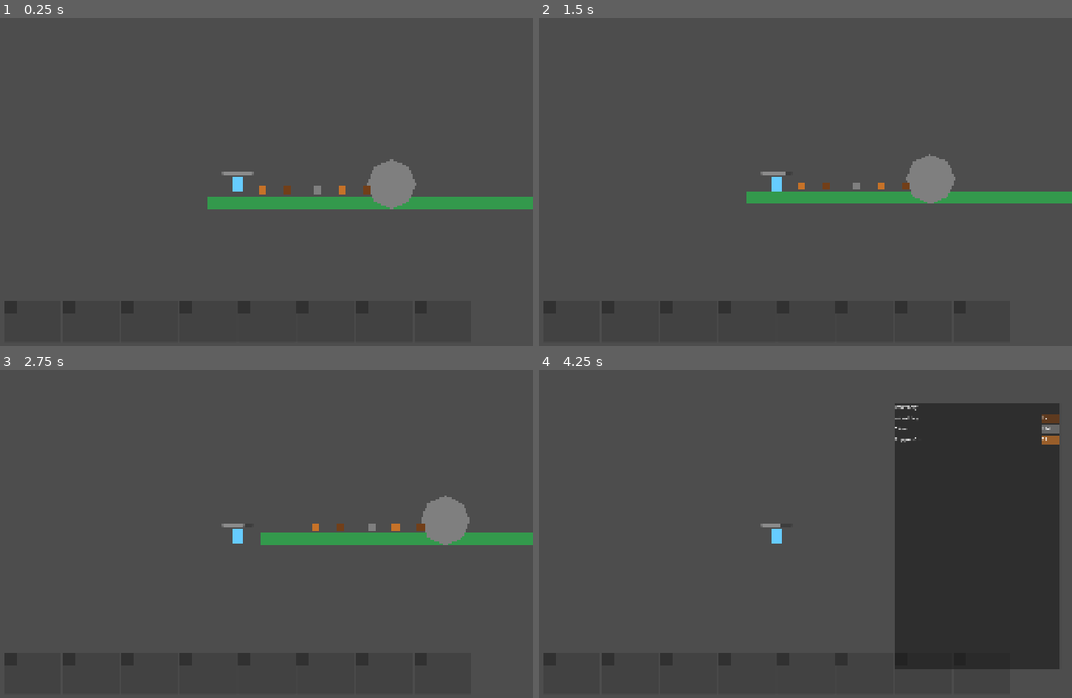
Above: before the commit, frames 1-4 (two rows, left to right).
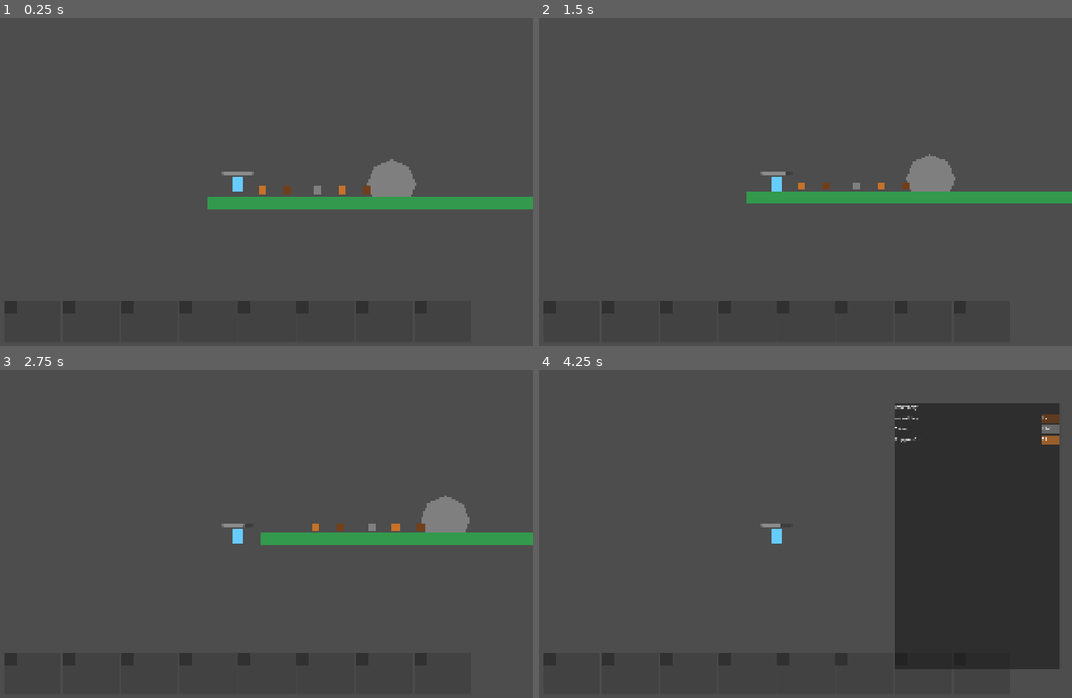
Above: after the commit, the same moments.

Repository: Travis-Code/SurvivalGame
Game: Godot game, scene res://scenes/Main.tscn
Same seed, same stepped clock (60 frames per second), same inputs: the game is played once before the commit and once after it.
Inputs (mouse positions are in pixels of both pictures, inside the frame that each line leads up to):
- Up to frame 1 (0.25 s): no input
- Up to frame 2 (1.5 s): tap Enter (ui_accept) at 0.5, 1.25 s; drag from (928, 178) to (837, 109) at 0.52 s; drag from (656, 201) to (928, 178) at 1.27 s
- Up to frame 3 (2.75 s): tap Enter (ui_accept) at 2 s; move the mouse to (298, 461) at 2.02 s; hold A (move_left) from 2.03 s (still down); click (298, 461) at 2.17 s
- Up to frame 4 (4.25 s): release A (move_left) at 2.75 s; drag from (746, 602) to (880, 524) at 2.77 s; move the mouse to (954, 586) at 3.52 s; hold D (move_right) from 3.53 s (still down); click (954, 586) at 3.67 s; tap Space (jump) at 3.77 s; tap I (inventory) at 4.15 s

The runs differ from the first frame. In frame 1, 0.2% of the frame differs, in the area x 69-78%, y 54-59%; in frame 2, 0.2%; in frame 3, 0.2%, in the area x 80-88%, y 49-54%; in frame 4, less than 0.1%.

Commit message:
Fix scene node order: platform in front of boulder, boulder adds stone on click

Diff:
--- a/scenes/Main.tscn
+++ b/scenes/Main.tscn
@@ -13,20 +13,6 @@
 radius = 80.0
 
 [node name="Main" type="Node2D"]
-
-[node name="Ground" type="StaticBody2D" parent="."]
-position = Vector2(0, 200)
-
-[node name="CollisionShape2D" type="CollisionShape2D" parent="Ground"]
-position = Vector2(600, 0)
-shape = SubResource("1")
-
-[node name="GroundVisual" type="Polygon2D" parent="Ground"]
-polygon = PackedVector2Array(0, -20, 1200, -20, 1200, 20, 0, 20)
-color = Color(0.2, 0.6, 0.3, 1)
-
-[node name="Player" parent="." instance=ExtResource("1")]
-position = Vector2(100, 100)
 
 [node name="Boulder" type="Area2D" parent="."]
 position = Vector2(600, 140)
@@ -56,3 +42,17 @@
 
 [node name="CopperPickup2" parent="." instance=ExtResource("4")]
 position = Vector2(440, 160)
+
+[node name="Player" parent="." instance=ExtResource("1")]
+position = Vector2(100, 100)
+
+[node name="Ground" type="StaticBody2D" parent="."]
+position = Vector2(0, 200)
+
+[node name="CollisionShape2D" type="CollisionShape2D" parent="Ground"]
+position = Vector2(600, 0)
+shape = SubResource("1")
+
+[node name="GroundVisual" type="Polygon2D" parent="Ground"]
+polygon = PackedVector2Array(0, -20, 1200, -20, 1200, 20, 0, 20)
+color = Color(0.2, 0.6, 0.3, 1)
--- a/scripts/world/Boulder.gd
+++ b/scripts/world/Boulder.gd
@@ -1,8 +1,9 @@
 extends Area2D
 
-signal clicked(item_id: String)
+const Item = preload("res://scripts/resources/Item.gd")
 
 @export var item_id: String = "stone"
+@export var amount: int = 1
 
 func _ready() -> void:
 	input_event.connect(_on_input_event)
@@ -11,5 +12,22 @@
 	if event is InputEventMouseButton:
 		var mb := event as InputEventMouseButton
 		if mb.button_index == MOUSE_BUTTON_LEFT and mb.pressed:
-			clicked.emit(item_id)
-			print("Boulder clicked: ", item_id)
+			_add_stone_to_inventory()
+
+func _add_stone_to_inventory() -> void:
+	var players := get_tree().get_nodes_in_group("player")
+	if players.is_empty():
+		print("No player found")
+		return
+	var player = players[0]
+	var inv = player.get("inventory")
+	if inv == null:
+		print("Player inventory not found")
+		return
+	var stone := Item.new()
+	stone.id = item_id
+	stone.display_name = "Stone"
+	stone.description = "A piece of stone"
+	stone.max_stack = 64
+	inv.add_item(stone, amount)
+	print("Added %d %s to inventory" % [amount, item_id])
